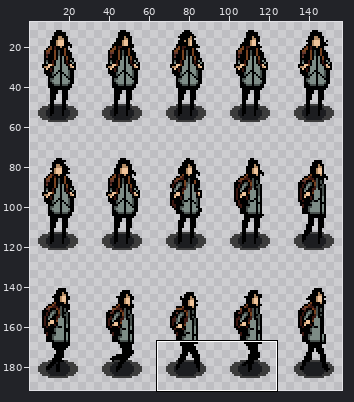
Two states of a sprite sheet, Assets/Graphics/character.png. The picture above shows the old version from afar; the outline marks the close-up.
Close-up. As it was:
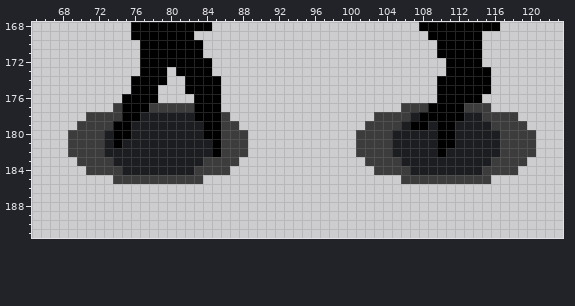
The file is 160x192 pixels. Colours within 5 levels of each other are drawn and written as one. Shown: x 65..123, y 168..191. The wide view leaves out empty margins. The commit also changed other parts of the picture, which this record leaves out.
Once edited:
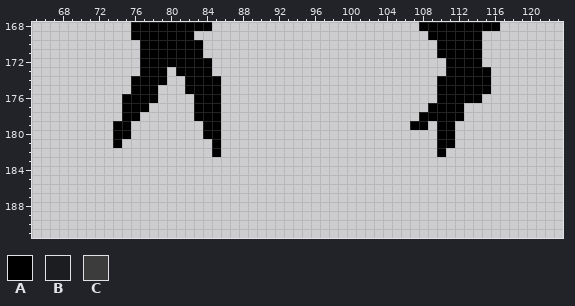
Palette (. is transparent): A #000000  B #1c1d20  C #3c3c3c
Changes in this commit:
Changed rows in their new state; - is an unchanged pixel.
first column x 69:
177 -----.---.....-----------------------...----...-----
178 --....--......---.----------------.....-----......--
179 -....--........--..--------------.....--.--........-
180 .....--........--...------------.........--.........
181 .....-..........-...------------.........--.........
182 ................-...------------.........-..........
183 -..................--------------..................-
184 --................----------------................--
185 -----..........----------------------..........-----
Pixel boxes of the changes (left, top, right, bottom) in both close-ups:
erased: (68, 103, 248, 184)
erased: (356, 103, 536, 184)
